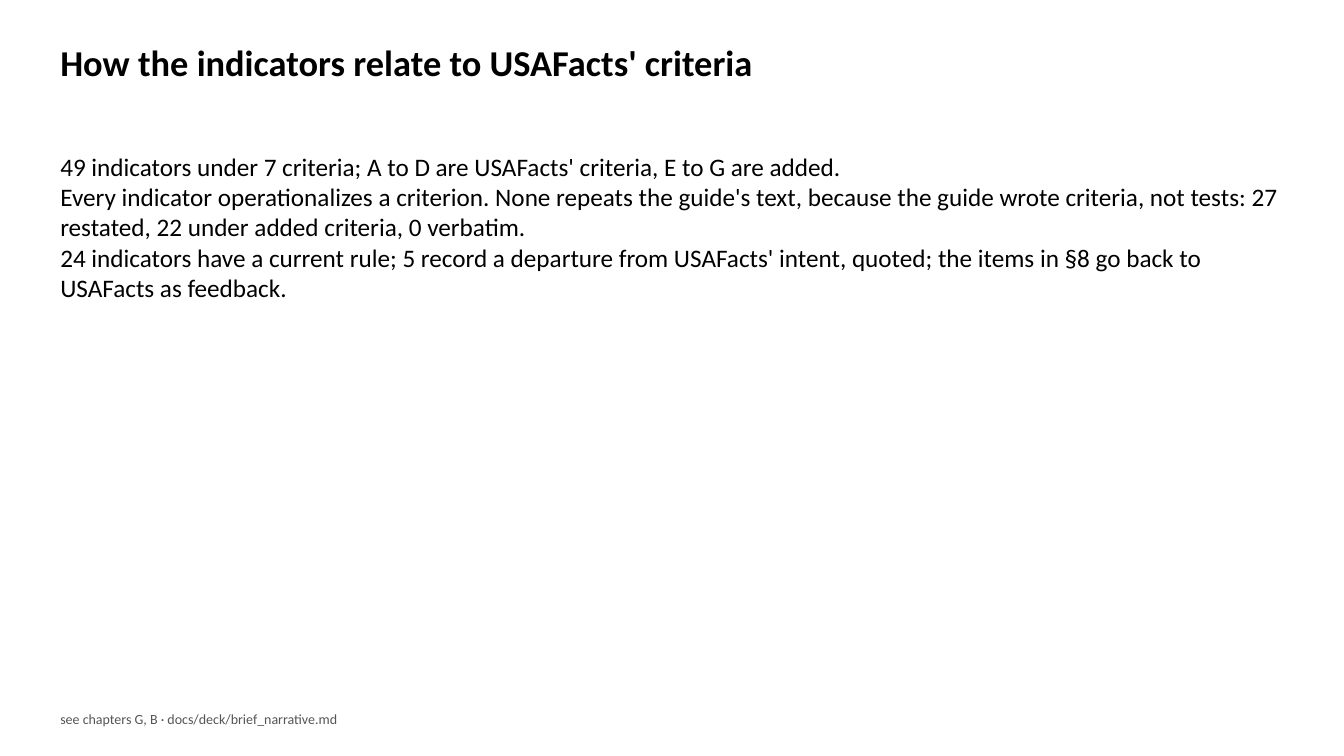
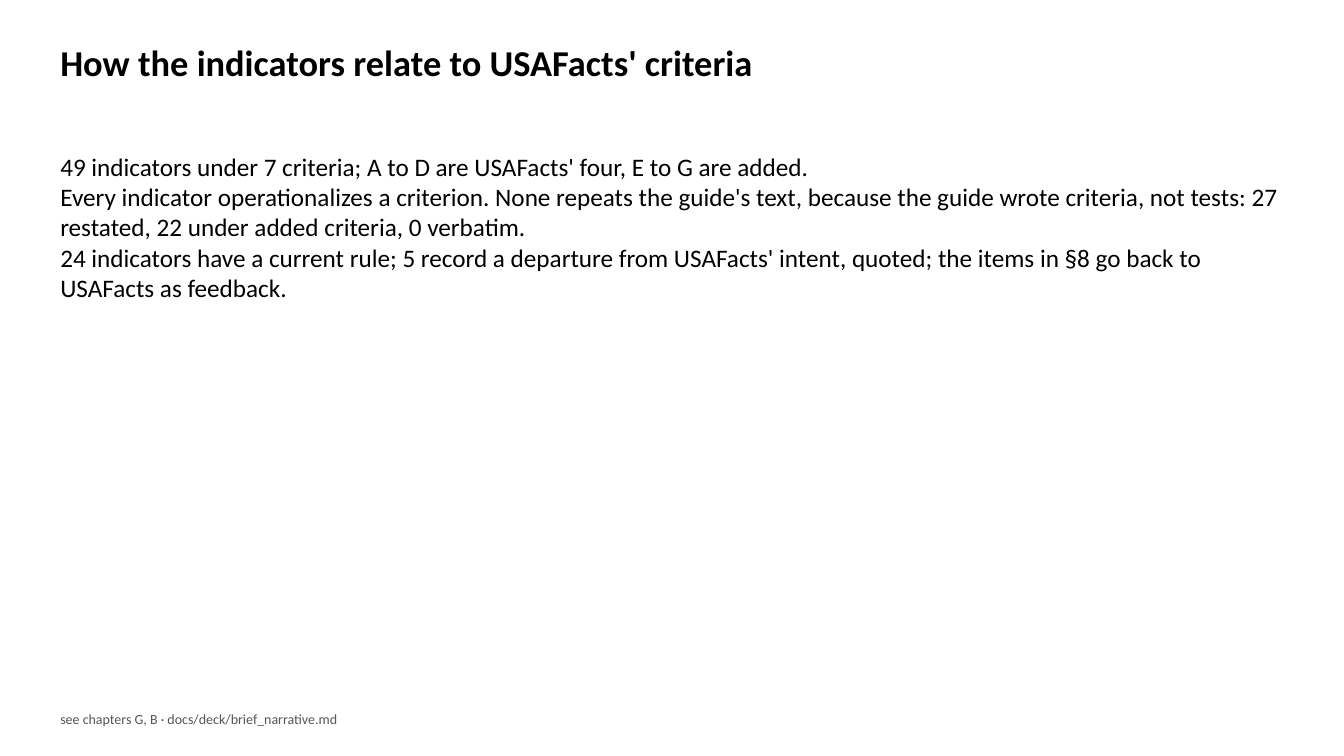
Before and after one commit to brockwebb/ai-readiness-kg, a slide deck: slide 5 of docs/deck/brief_deck.pptx. Drawn at 1344x756 pixels with LibreOffice and Linux fonts; fonts in the diff are those of the drawing. Boxes give left, top, right and bottom in pixels: in the first picture for what was removed or moved away, otherwise in the second. Text is boxed around its words. In the diff, an @@ line names an element or a change of style, - is before the commit and + after.

```diff
--- a/docs/deck/brief_deck.pptx
+++ b/docs/deck/brief_deck.pptx
@@ text at (x1=60, y1=158, x2=808, y2=179): text changed @@
-49 indicators under 7 criteria; A to D are USAFacts' criteria, E to G are added.
+49 indicators under 7 criteria; A to D are USAFacts' four, E to G are added.
```
Also in this commit, not shown: 4 other slides changed, 5 other files.
